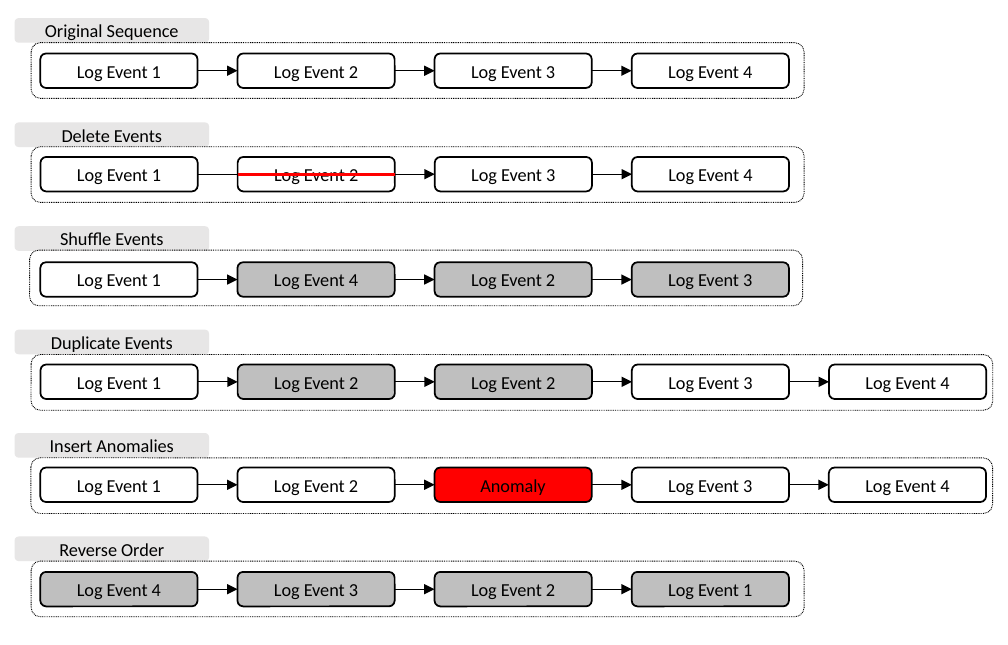
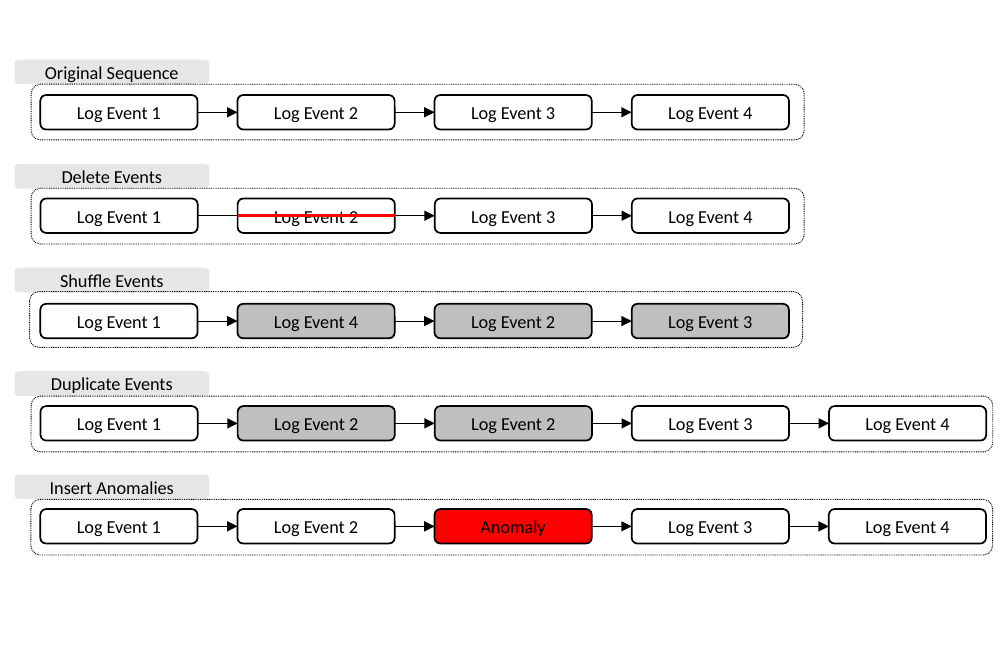
Before and after one commit to haraldott/ausarbeitung, a slide deck: slide 1 of img/change_sequences.pptx. Drawn at 1008x645 pixels with LibreOffice and Linux fonts; fonts in the diff are those of the drawing. Boxes give left, top, right and bottom in pixels: in the first picture for what was removed or moved away, otherwise in the second. Text is boxed around its words. In the diff, an @@ line names an element or a change of style, - is before the commit and + after.

```diff
--- a/img/change_sequences.pptx
+++ b/img/change_sequences.pptx
@@ rounded rectangle: place and size @@
-rounded rectangle at (31,354,993,409)
+rounded rectangle at (31,397,993,452)
@@ rounded rectangle removed at (15,536,210,561) @@
-Reverse Order
@@ 31 rounded rectangles, 16 arrows, 1 line: place and size @@
-31 rounded rectangles, 16 arrows, 1 line at (15,18,993,513)
+31 rounded rectangles, 16 arrows, 1 line at (15,60,993,555)
@@ rounded rectangle removed at (31,561,805,616) @@
@@ rounded rectangle removed at (40,572,197,606) @@
-Log Event 4
@@ arrow removed from (197, 589) to (237, 589) @@
@@ rounded rectangle removed at (237,572,394,606) @@
-Log Event 3
@@ arrow removed from (394, 589) to (434, 589) @@
@@ rounded rectangle removed at (434,572,591,606) @@
-Log Event 2
@@ arrow removed from (592, 589) to (631, 589) @@
@@ rounded rectangle removed at (631,572,788,606) @@
-Log Event 1
```
Also in this commit, not shown: 14 other files.
